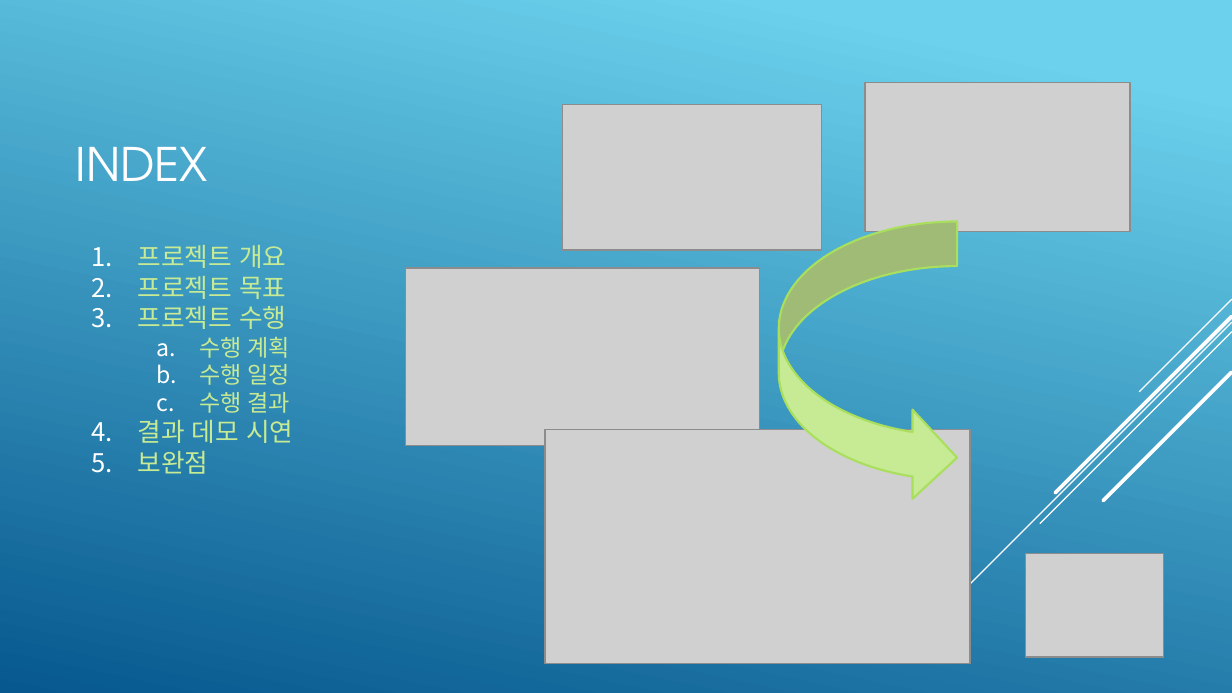
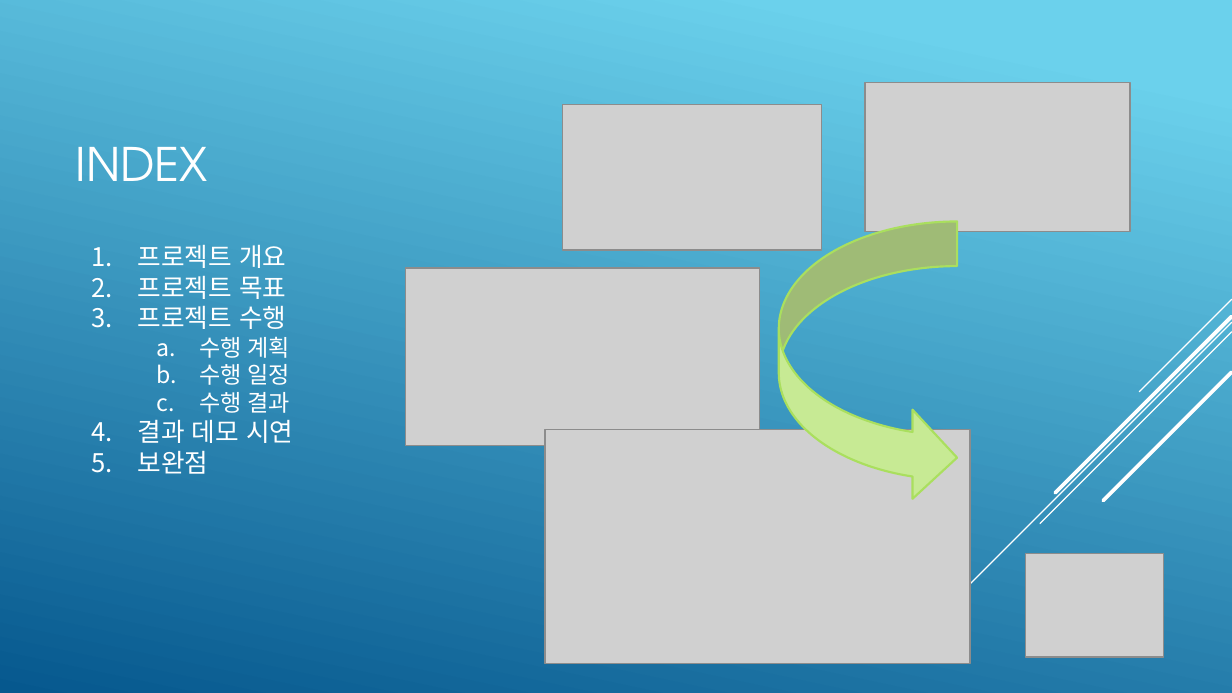
Before and after one commit to KimJeongHoon190/First_Project, a slide deck: slide 2 of 제출자료/최종 발표 프레젠테이션(김정훈).pptx. Drawn at 1232x693 pixels with LibreOffice and Linux fonts; fonts in the diff are those of the drawing; grey boxes stand for pictures. Boxes give left, top, right and bottom in pixels: in the first picture for what was removed or moved away, otherwise in the second. Text is boxed around its words. In the diff, an @@ line names an element or a change of style, - is before the commit and + after.

```diff
--- a/제출자료/최종 발표 프레젠테이션(김정훈).pptx
+++ b/제출자료/최종 발표 프레젠테이션(김정훈).pptx
@@ text "프로젝트 개요" at (138,244,293,474): text colour #C7EA94 to #FFFFFF @@
```
Also in this commit, not shown: 3 other slides changed, 2 other files.
